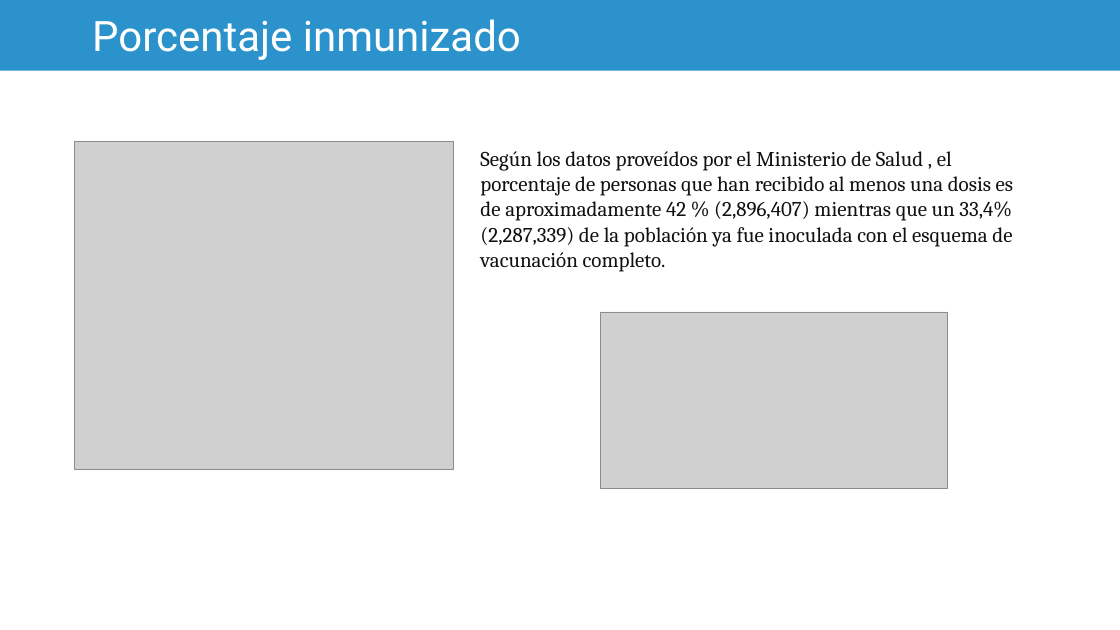
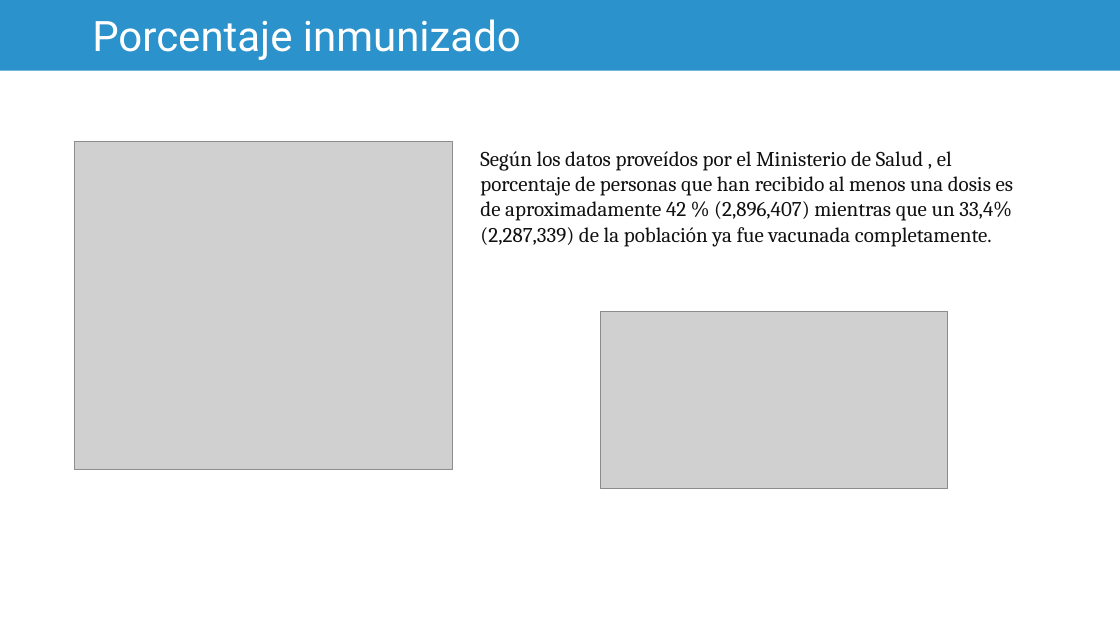
Before and after one commit to ricklegac/vacunados-c, a slide deck: slide 4 of imagenes utilizadas para poster/Presentacion Proyecto.pptx. Drawn at 1120x630 pixels with LibreOffice and Linux fonts; fonts in the diff are those of the drawing; grey boxes stand for pictures. Boxes give left, top, right and bottom in pixels: in the first picture for what was removed or moved away, otherwise in the second. Text is boxed around its words. In the diff, an @@ line names an element or a change of style, - is before the commit and + after.

Commit message:
presentacion

```diff
--- a/imagenes utilizadas para poster/Presentacion Proyecto.pptx
+++ b/imagenes utilizadas para poster/Presentacion Proyecto.pptx
@@ text at [480,151,1013,247]: text changed @@
-Según los datos proveídos por el Ministerio de Salud , el porcentaje de personas que han recibido al menos una dosis es de aproximadamente 42 % (2,896,407) mientras que un 33,4% (2,287,339) de la población ya fue inoculada con el esquema de vacunación completo.
+Según los datos proveídos por el Ministerio de Salud , el porcentaje de personas que han recibido al menos una dosis es de aproximadamente 42 % (2,896,407) mientras que un 33,4% (2,287,339) de la población ya fue vacunada completamente.
```
Also in this commit, not shown: 4 other slides changed, 1 other file.
